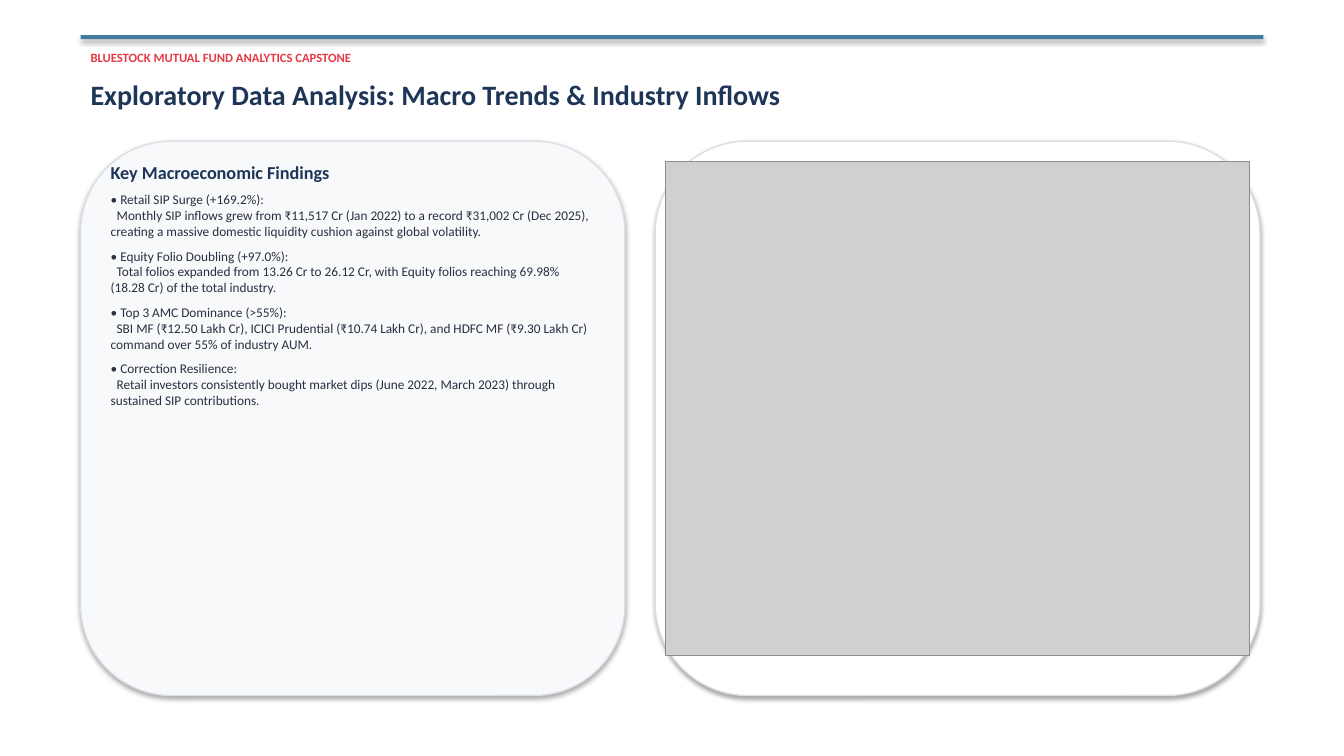
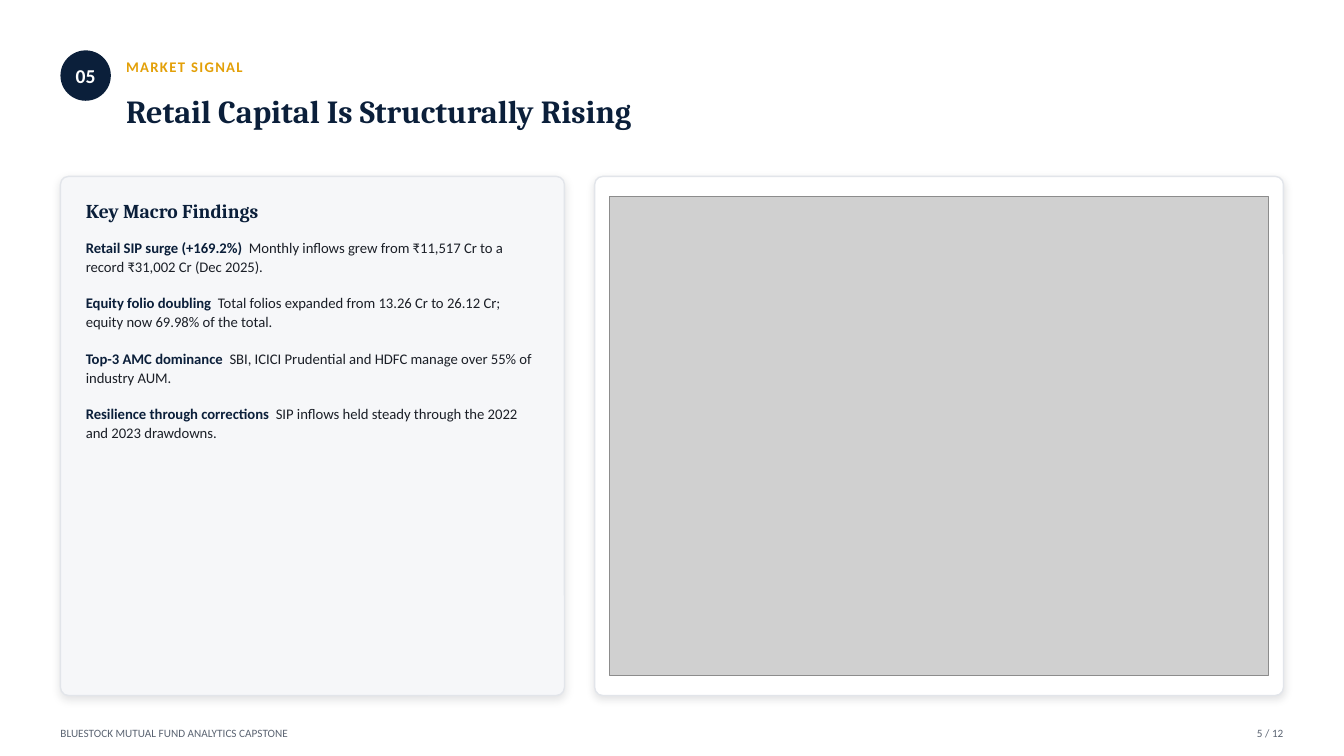
Before and after one commit to Varundeep09/bluestock-mf-capstone, a slide deck: slide 5 of reports/Bluestock_MF_Presentation.pptx. Drawn at 1344x756 pixels with LibreOffice and Linux fonts; fonts in the diff are those of the drawing; grey boxes stand for pictures. Boxes give left, top, right and bottom in pixels: in the first picture for what was removed or moved away, otherwise in the second. Text is boxed around its words. In the diff, an @@ line names an element or a change of style, - is before the commit and + after.

Commit message:
Day 7: Final presentation integrated and documentation aligned

```diff
--- a/reports/Bluestock_MF_Presentation.pptx
+++ b/reports/Bluestock_MF_Presentation.pptx
@@ rectangle removed at [0,0,1344,756] @@
@@ ellipse added at [60,50,111,101], fill #0B1F3A @@
@@ rectangle removed at [81,35,1263,39] @@
@@ text added at [76,70,96,83], 14 pt, text #FFFFFF, bold @@
+05
@@ text "Retail Capital Is Structurally Rising" at [126,100,632,130]: vertical alignment top to middle @@
@@ text added at [126,62,243,72], 10.5 pt, text #E3A008, bold @@
+MARKET SIGNAL
@@ text at [126,100,632,130]: text changed; size 20 to 23 pt; font Calibri to Cambria; text colour #1D3557 to #0B1F3A @@
-Exploratory Data Analysis: Macro Trends & Industry Inflows
+Retail Capital Is Structurally Rising
@@ rounded rectangle removed at [81,141,625,696] @@
@@ rounded rectangle: place and size @@
-rounded rectangle at [655,141,1260,696]
+rounded rectangle at [60,176,565,696]
@@ rounded rectangle at [60,176,565,696]: fill #FFFFFF to #F6F7F9; outline #DCE0E6 1 pt to #E2E5EA 1 pt; shadow changed; proportions changed @@
@@ rounded rectangle added at [595,176,1284,696], fill #FFFFFF, outline #E2E5EA 1 pt @@
@@ text at [86,204,531,438]: text changed; size 9.5 to 10.5 pt; text colour #2B2D42 to #1B1F27 @@
-Key Macroeconomic Findings
-• Retail SIP Surge (+169.2%):
-Monthly SIP inflows grew from ₹11,517 Cr (Jan 2022) to a record ₹31,002 Cr (Dec 2025), creating a massive domestic liquidity cushion against global volatility.
-• Equity Folio Doubling (+97.0%):
-Total folios expanded from 13.26 Cr to 26.12 Cr, with Equity folios reaching 69.98% (18.28 Cr) of the total industry.
-• Top 3 AMC Dominance (>55%):
-SBI MF (₹12.50 Lakh Cr), ICICI Prudential (₹10.74 Lakh Cr), and HDFC MF (₹9.30 Lakh Cr) command over 55% of industry AUM.
-• Correction Resilience:
-Retail investors consistently bought market dips (June 2022, March 2023) through sustained SIP contributions.
+Key Macro Findings
+• Retail SIP surge (+169.2%) Monthly inflows grew from ₹11,517 Cr to a record ₹31,002 Cr (Dec 2025).
+• Equity folio doubling Total folios expanded from 13.26 Cr to 26.12 Cr; equity now 69.98% of the total.
+• Top-3 AMC dominance SBI, ICICI Prudential and HDFC manage over 55% of industry AUM.
+• Resilience through corrections SIP inflows held steady through the 2022 and 2023 drawdowns.
@@ picture: place and size @@
-picture at [665,161,1250,655]
+picture at [610,197,1268,676]
@@ text "BLUESTOCK MUTUAL FUND ANALYTICS CAPSTONE": place and size @@
-text "BLUESTOCK MUTUAL FUND ANALYTICS CAPSTONE" at [91,53,351,62]
+text "BLUESTOCK MUTUAL FUND ANALYTICS CAPSTONE" at [60,730,288,737]
@@ text "BLUESTOCK MUTUAL FUND ANALYTICS CAPSTONE" at [60,730,288,737]: size 9 to 8 pt, text colour #E63946 to #5B6472, bold off; vertical alignment top to middle @@
@@ text added at [1257,730,1283,737], 8 pt, text #5B6472 @@
+5 / 12
```
Also in this commit, not shown: 5 other slides changed, 6 slides added, 6 slides removed, 3 other files.
